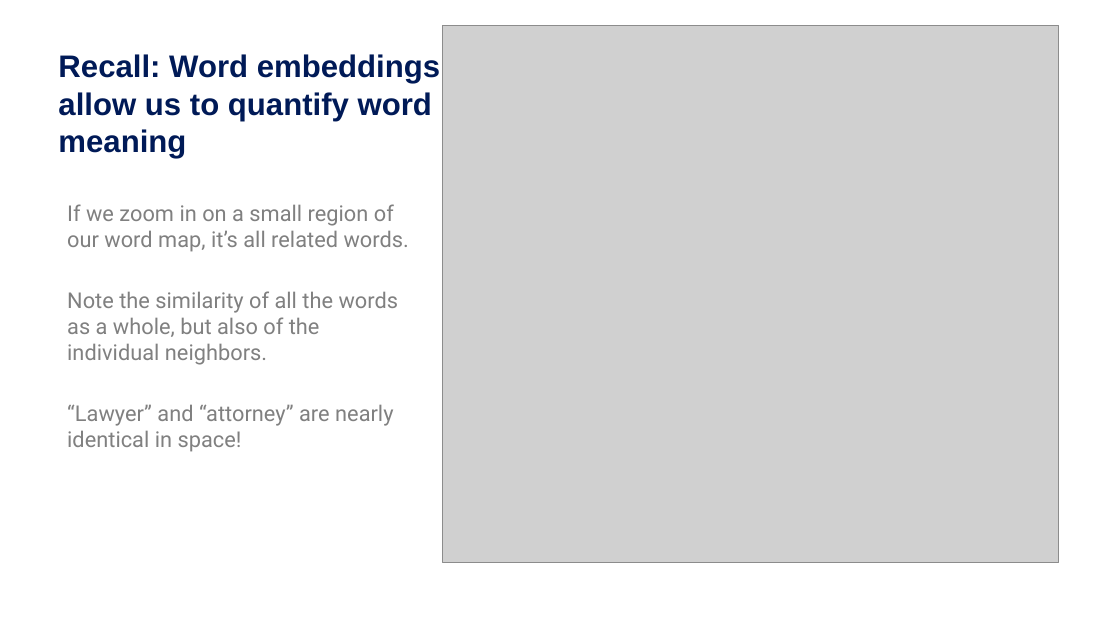
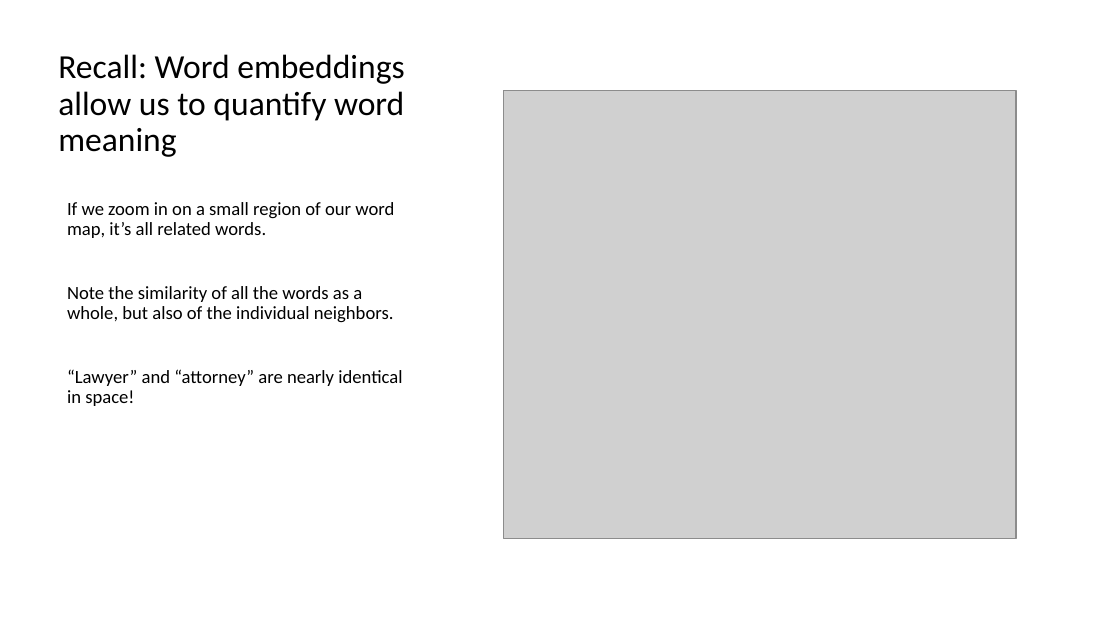
Before and after one commit to mengelhard/mmci_applied_ds, a slide deck: slide 2 of lectures/ll12.pptx. Drawn at 1120x630 pixels with LibreOffice and Linux fonts; fonts in the diff are those of the drawing; grey boxes stand for pictures; background and template pictures are left out. Boxes give left, top, right and bottom in pixels: in the first picture for what was removed or moved away, otherwise in the second. Text is boxed around its words. In the diff, an @@ line names an element or a change of style, - is before the commit and + after.

```diff
--- a/lectures/ll12.pptx
+++ b/lectures/ll12.pptx
@@ title "Recall: Word embeddings allow us ..." at box(58, 54, 404, 157): size 20 to 21.6 pt, font Arial to Calibri, text colour #001A57 to #000000, bold off; line spacing 1 to 0.9 @@
@@ picture: place and size @@
-picture at box(442, 25, 1058, 562)
+picture at box(503, 91, 1016, 539)
@@ text "If we zoom in on ..." at box(67, 202, 402, 406): size 14 to 12 pt, font Roboto to Calibri, text colour #808080 to #000000; line spacing 1 to 0.9; more space between paragraphs @@
```
Also in this commit, not shown: 47 other slides changed, 1 other file.
